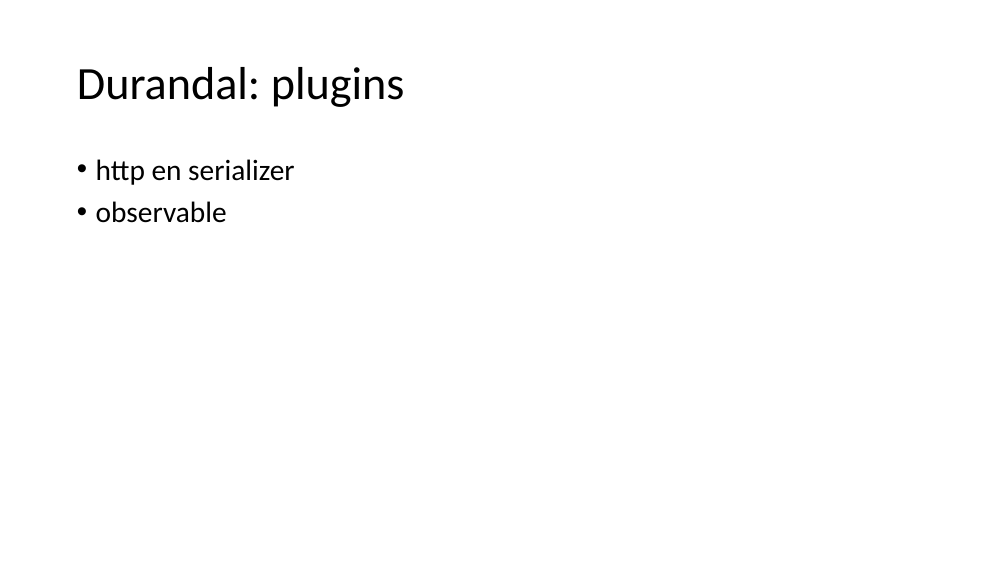
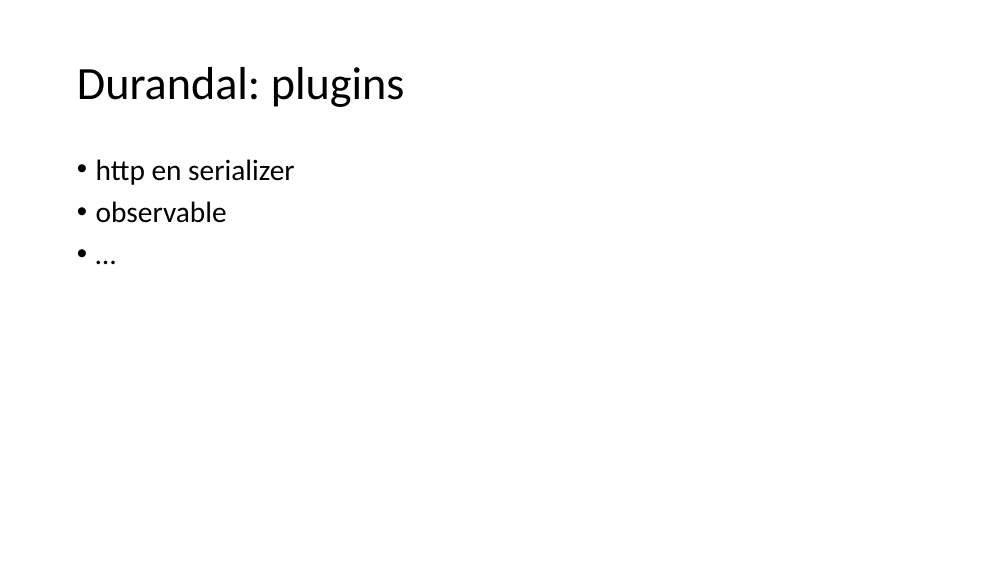
Before and after one commit to petermorlion/DurandalDemo, a slide deck: slide 33 of Durandal T4T.pptx. Drawn at 1008x567 pixels with LibreOffice and Linux fonts; fonts in the diff are those of the drawing. Boxes give left, top, right and bottom in pixels: in the first picture for what was removed or moved away, otherwise in the second. Text is boxed around its words. In the diff, an @@ line names an element or a change of style, - is before the commit and + after.

```diff
--- a/Durandal T4T.pptx
+++ b/Durandal T4T.pptx
@@ text at (96,159,294,223): paragraph added @@
+• …
```
Also in this commit, not shown: 4 other slides changed, 1 slide added.
